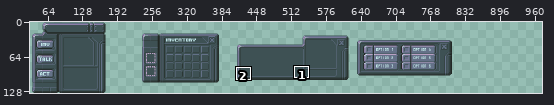
A pixel-art file gets an edit: assets/ui/ui_split_sheet.aseprite. The picture above shows the old version from afar; the outline marks the close-up.
Close-up. First the earlier version:
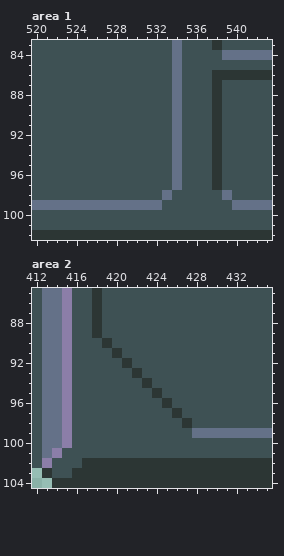
824x130 pixels, 1 frame. Shown: area 1: x 520..543, y 83..102; area 2: x 412..435, y 85..104. The old version is drawn lined up with the new one, on the new canvas. The wide view leaves out empty margins. The commit also changed other parts of the picture, which this record leaves out.
Now the later version:
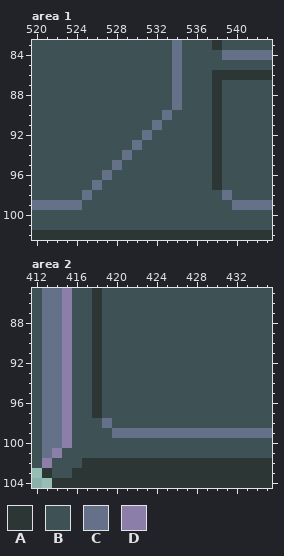
Palette (. is transparent): A #2c3634  B #3e5154  C #647188  D #8b7ea8
The edit:
canvas 824x130 -> 1030x130
Changed rows in their new state; - is an unchanged pixel.
Area 1:
first column x 525:
 90 --------CB
 91 -------C-B
 92 ------C--B
 93 -----C---B
 94 ----C----B
 95 ---C-----B
 96 --C------B
 97 -C-------B
 98 C-------B-
 99 BBBBBBBB--
Area 2:
first column x 418:
 90 AB--------
 91 A-B-------
 92 A--B------
 93 A---B-----
 94 A----B----
 95 A-----B---
 96 A------B--
 97 A-------B-
 98 -C-------B
 99 --CCCCCCCC
Where, in picture pixels (left, top, right, bottom), the same in both close-ups:
changed: (82, 110, 182, 210)
changed: (92, 338, 192, 438)
